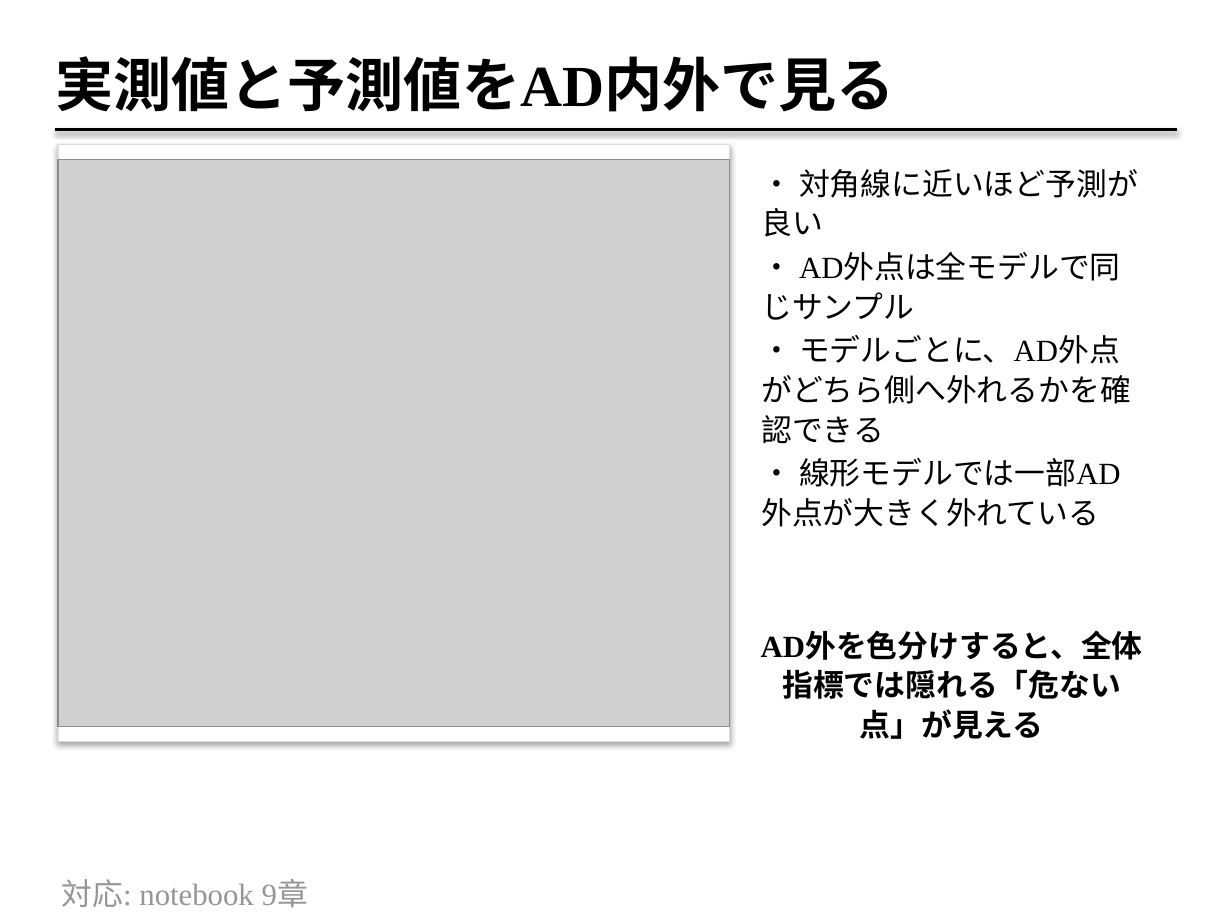
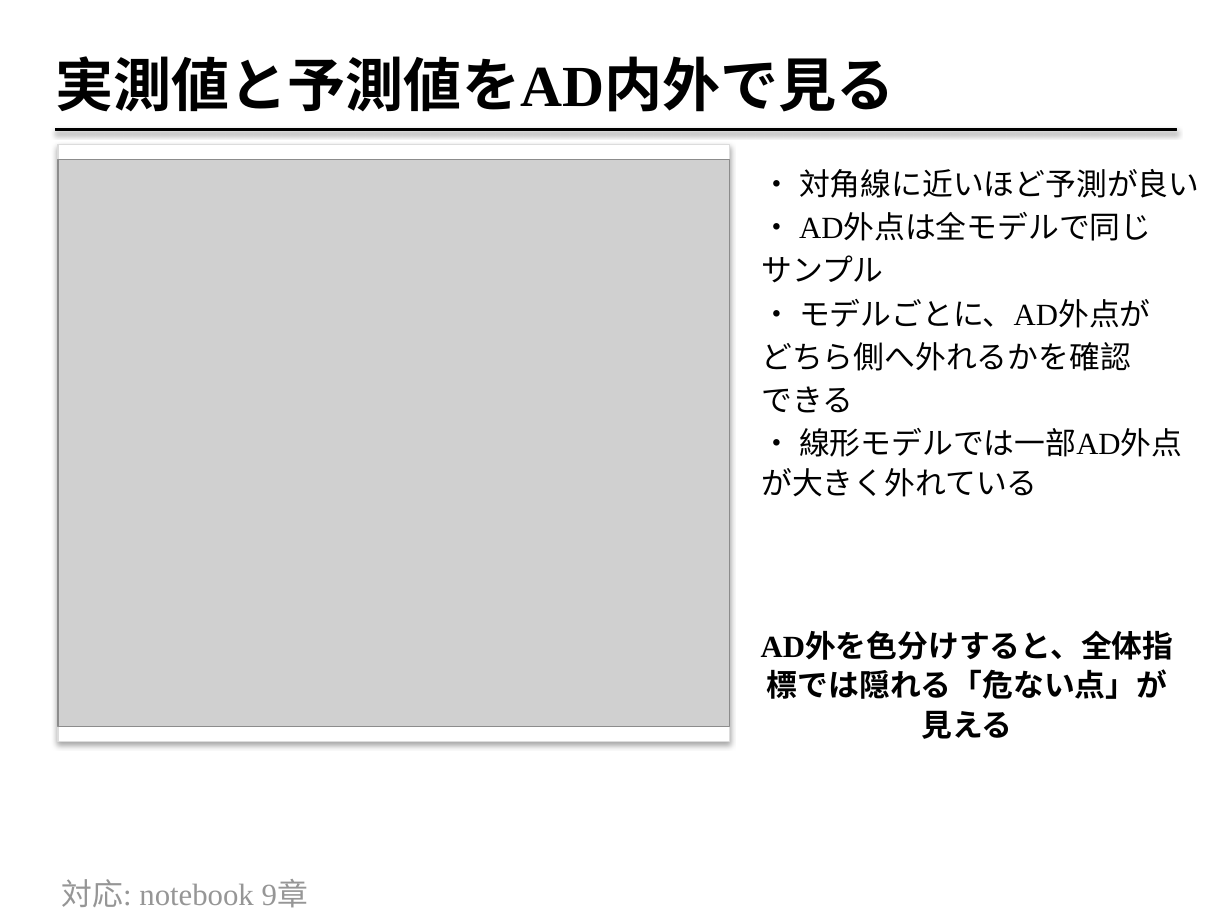
Before and after one commit to fukumoto-riku/python_seminar, a slide deck: slide 10 of lesson_7/applicability-domain_model-comparison_supplement_2026_07_07.pptx. Drawn at 1232x924 pixels with LibreOffice and Linux fonts; fonts in the diff are those of the drawing; grey boxes stand for pictures. Boxes give left, top, right and bottom in pixels: in the first picture for what was removed or moved away, otherwise in the second. Text is boxed around its words. In the diff, an @@ line names an element or a change of style, - is before the commit and + after.

```diff
--- a/lesson_7/applicability-domain_model-comparison_supplement_2026_07_07.pptx
+++ b/lesson_7/applicability-domain_model-comparison_supplement_2026_07_07.pptx
@@ text at (x1=761, y1=214, x2=1151, y2=413): text changed @@
-・ AD外点は全モデルで同じサンプル
-・ モデルごとに、AD外点がどちら側へ外れるかを確認できる
+・ AD外点は全モデルで同じ
+サンプル
+・ モデルごとに、AD外点が
+どちら側へ外れるかを確認
+できる
@@ text "AD外を色分けすると、全体指標では隠れる「危ない点」が見える" rewrapped from (x1=761, y1=633, x2=1143, y2=739) to (x1=761, y1=633, x2=1174, y2=739) @@
```
Also in this commit, not shown: 10 other slides changed, 3 other files.
